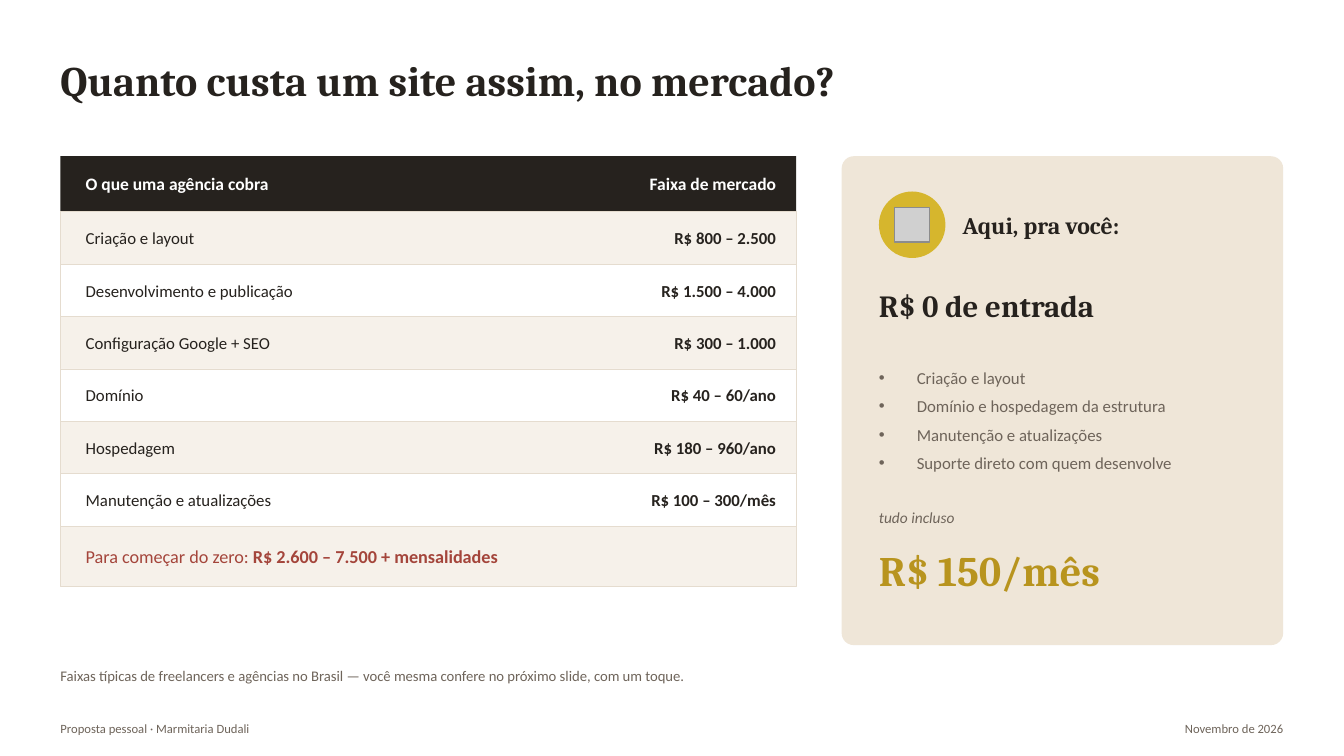
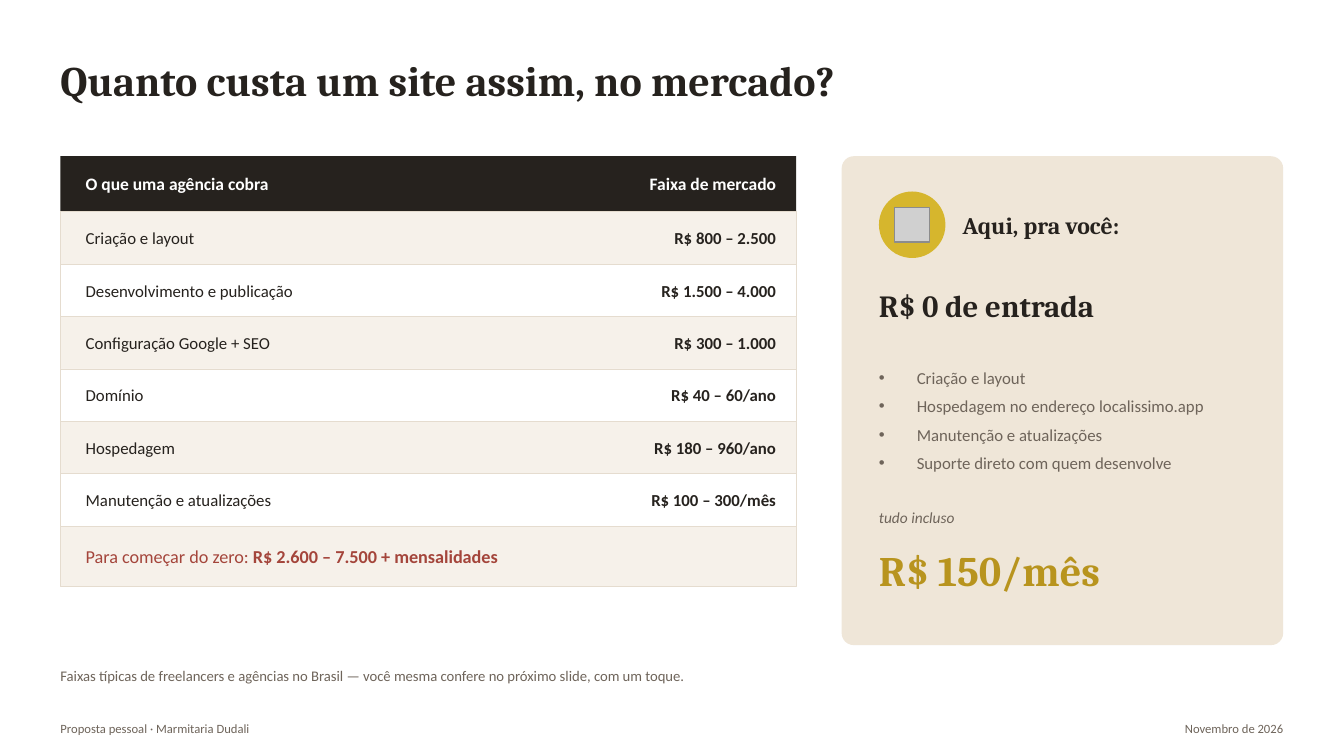
Before and after one commit to MarconiVini/live-layout, a slide deck: slide 8 of dudali/proposta-2026-11-21.pptx. Drawn at 1344x756 pixels with LibreOffice and Linux fonts; fonts in the diff are those of the drawing; grey boxes stand for pictures. Boxes give left, top, right and bottom in pixels: in the first picture for what was removed or moved away, otherwise in the second. Text is boxed around its words. In the diff, an @@ line names an element or a change of style, - is before the commit and + after.

```diff
--- a/dudali/proposta-2026-11-21.pptx
+++ b/dudali/proposta-2026-11-21.pptx
@@ text at box(917, 400, 1203, 415): text changed @@
-• Domínio e hospedagem da estrutura
+• Hospedagem no endereço localissimo.app
```
Also in this commit, not shown: 9 other slides changed, 3 other files.
